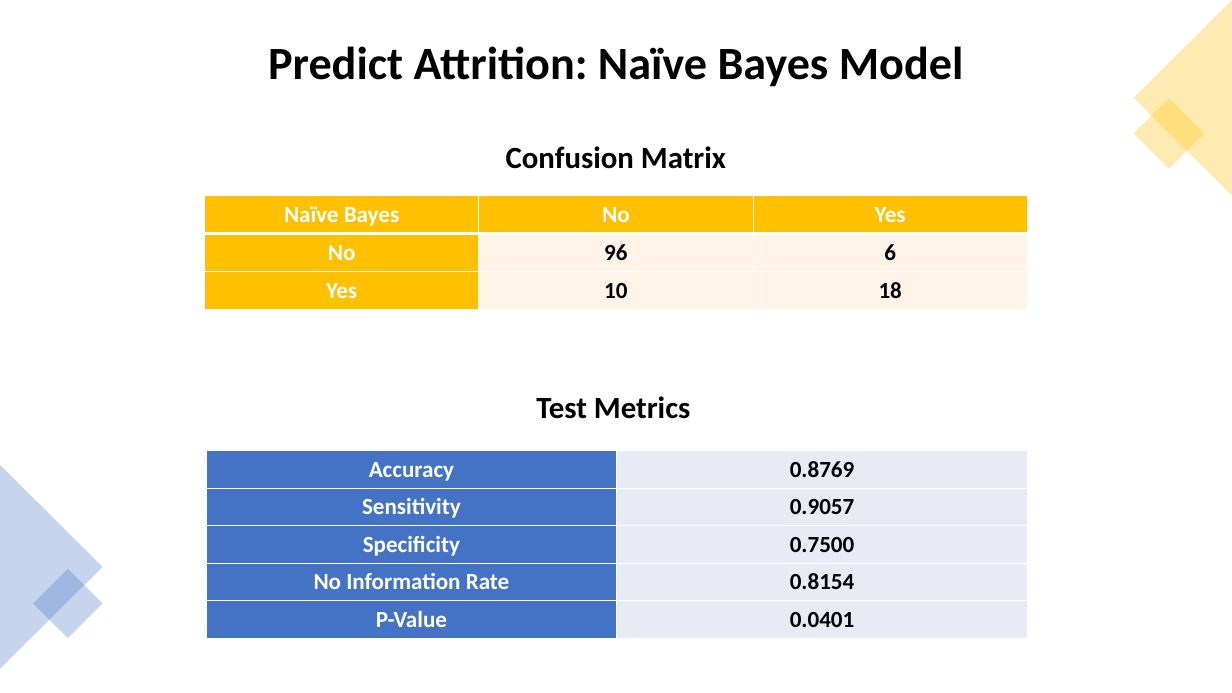
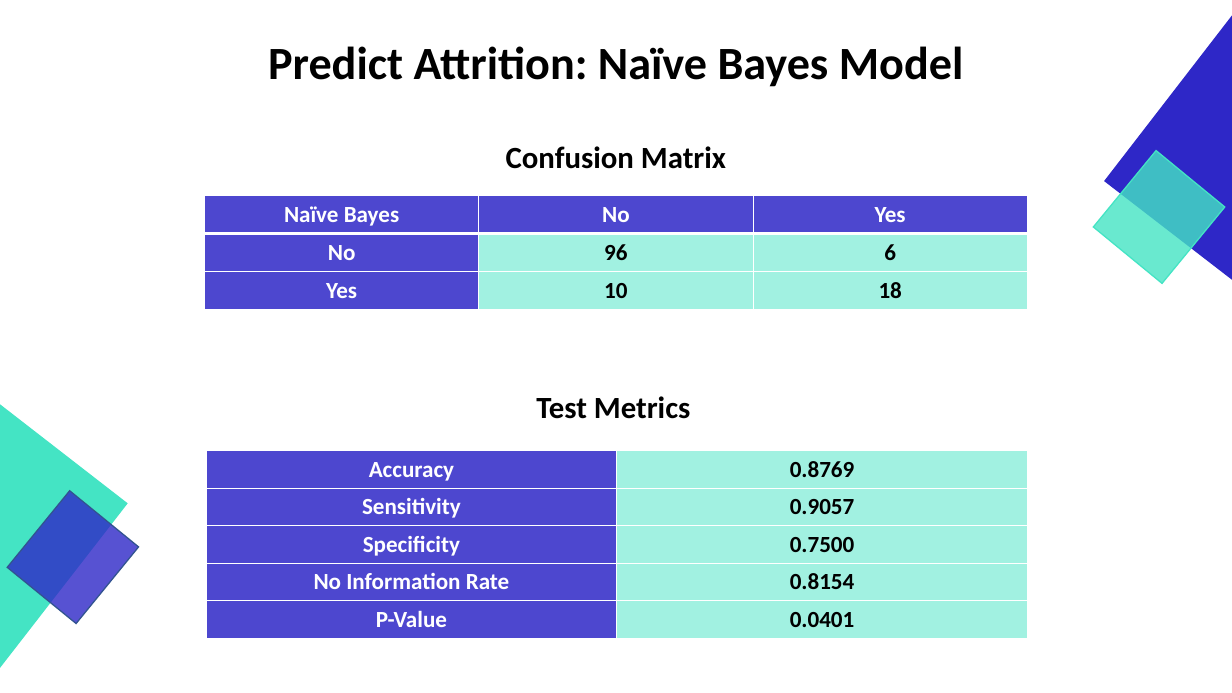
Before and after one commit to GraduateSchoolWork/CaseStudy2_DDS, a slide deck: slide 15 of DDS_Project_2_Presentation.pptx (slide 17 before the commit). Drawn at 1232x693 pixels with LibreOffice and Linux fonts; fonts in the diff are those of the drawing. Boxes give left, top, right and bottom in pixels: in the first picture for what was removed or moved away, otherwise in the second. Text is boxed around its words. In the diff, an @@ line names an element or a change of style, - is before the commit and + after.

```diff
--- a/DDS_Project_2_Presentation.pptx
+++ b/DDS_Project_2_Presentation.pptx
@@ right triangle added at (1106, 16, 1232, 280), fill #2E27C7, outline #2E27C7 1 pt @@
@@ triangle removed at (1134, 0, 1232, 196) @@
@@ rectangle removed at (1134, 99, 1204, 169) @@
@@ rectangle added at (1093, 150, 1225, 283), fill #44E4C4 at 80% opacity, outline #44E4C4 1 pt @@
@@ table at (204, 196, 1028, 310) @@
@@ fill #FFC000 to #2E27C7 at 85% opacity in 5 cells @@
@@ fill #FFF4E7 to #44E4C4 at 50% opacity in 4 cells @@
@@ right triangle added at (0, 405, 127, 668), fill #44E4C4, outline #44E4C4 1 pt @@
@@ triangle removed at (0, 465, 103, 669) @@
@@ table at (206, 451, 1027, 639) @@
@@ fill #4472C4 to #2E27C7 at 85% opacity in 5 cells @@
@@ fill #E9EBF5 to #44E4C4 at 50% opacity in 5 cells @@
@@ rectangle added at (7, 490, 139, 623), fill #2E27C7 at 80% opacity, outline #325491 1 pt @@
@@ rectangle removed at (33, 568, 103, 638) @@
```
Also in this commit, not shown: 16 other slides changed, 2 slides removed.
